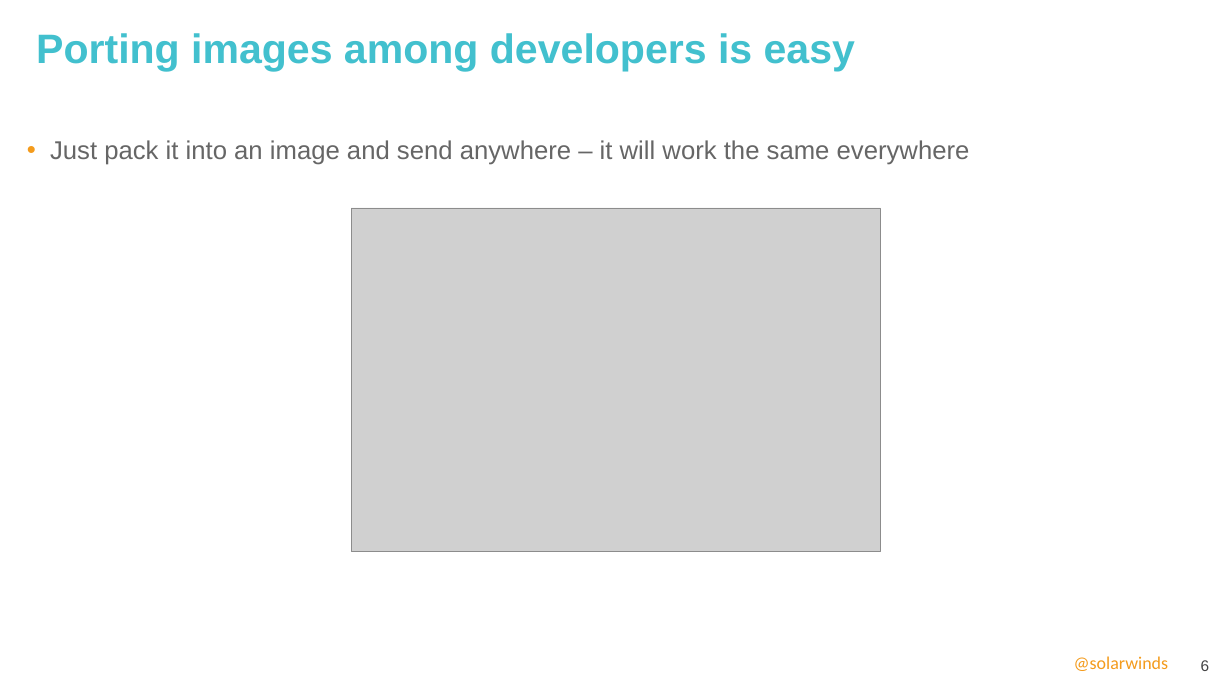
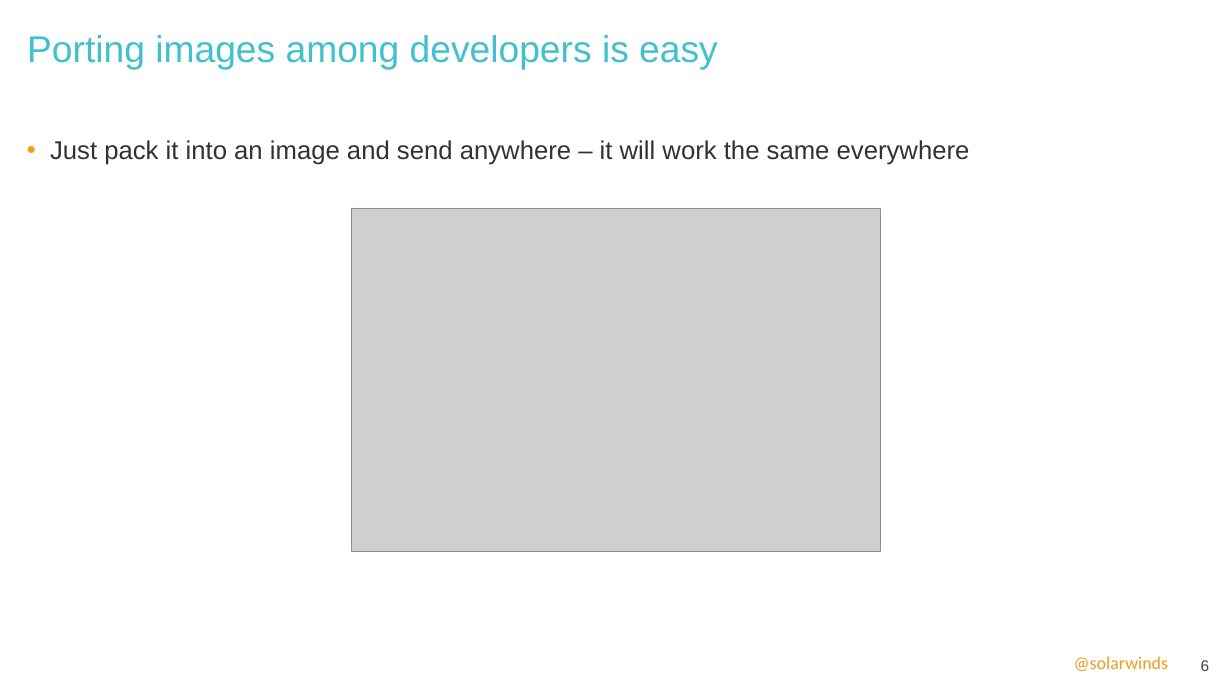
Before and after one commit to ivoklimsa/DockerVSB, a slide deck: slide 6 of ppt/DockerWorkshopVSB.pptx. Drawn at 1232x693 pixels with LibreOffice and Linux fonts; fonts in the diff are those of the drawing; grey boxes stand for pictures; background and template pictures are left out. Boxes give left, top, right and bottom in pixels: in the first picture for what was removed or moved away, otherwise in the second. Text is boxed around its words. In the diff, an @@ line names an element or a change of style, - is before the commit and + after.

```diff
--- a/ppt/DockerWorkshopVSB.pptx
+++ b/ppt/DockerWorkshopVSB.pptx
@@ title "Porting images among developers is ..." moved from (x1=36, y1=33, x2=855, y2=71) to (x1=27, y1=35, x2=718, y2=70) @@
@@ title "Porting images among developers is ..." at (x1=27, y1=35, x2=718, y2=70): size 32 to 29 pt, bold off @@
@@ text "Just pack it into an ..." at (x1=50, y1=140, x2=970, y2=165): text colour #666666 to #323233 @@
```
Also in this commit, not shown: 14 other slides changed.
